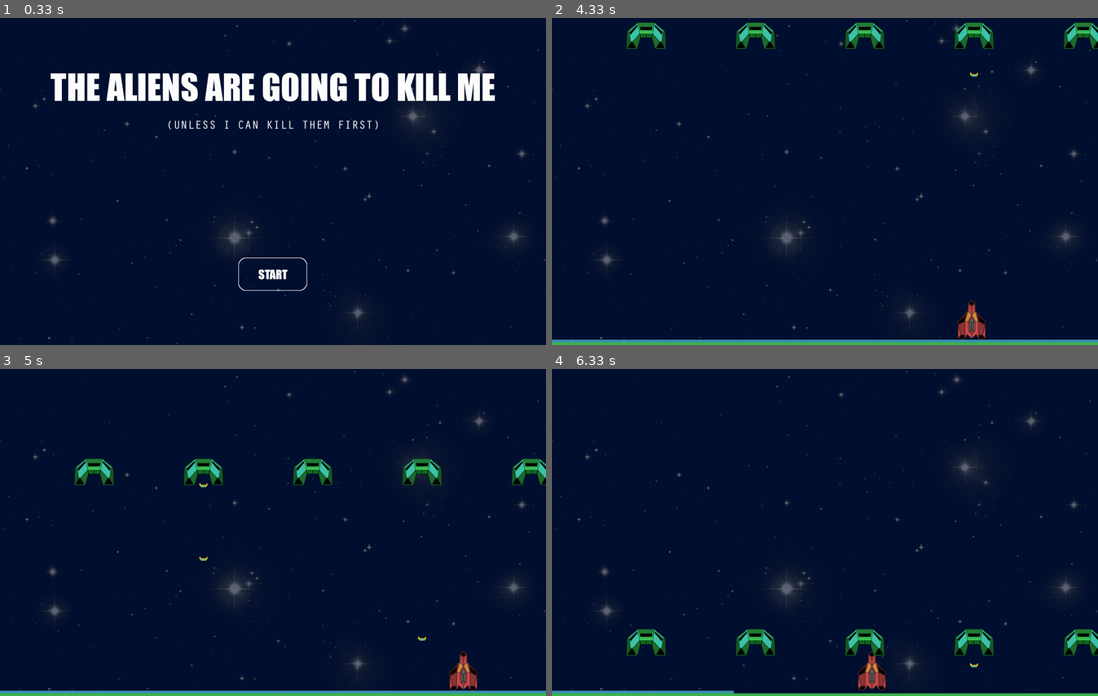
Above: before the commit, frames 1-4 (two rows, left to right).
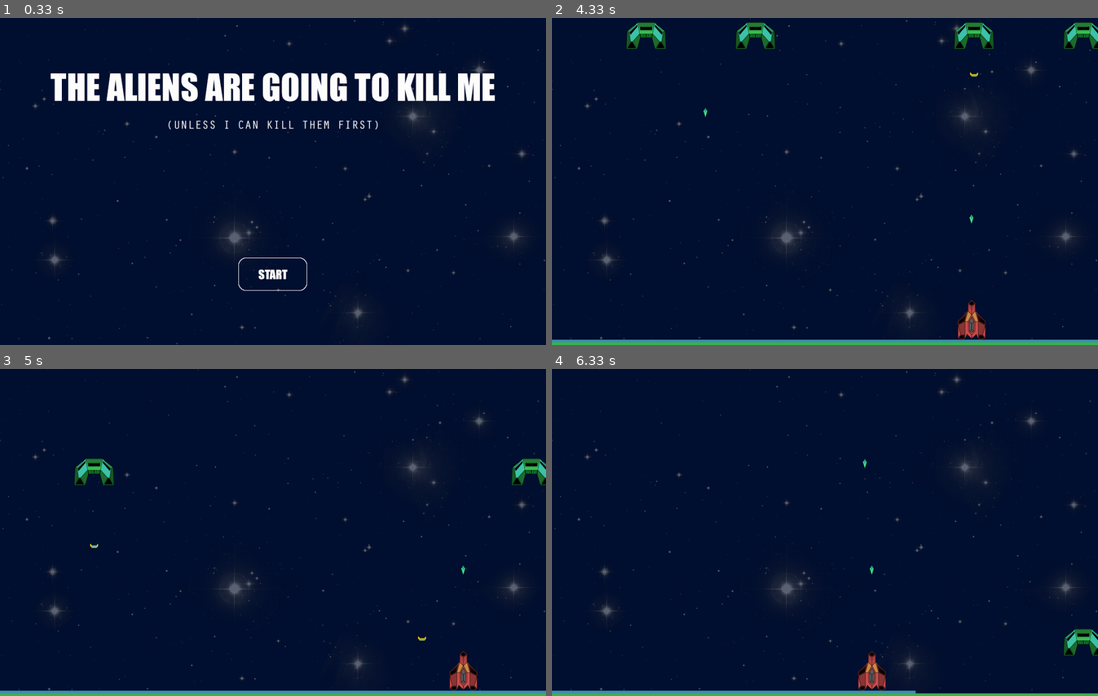
Above: after the commit, the same moments.

Repository: seanmtracey/Games-with-Pygame
Game: pygame game, started from Part 10/aliens.py
Same seed, same stepped clock (60 frames per second), same inputs: the game is played once before the commit and once after it.
Inputs (mouse positions are in pixels of both pictures, inside the frame that each line leads up to):
- Up to frame 1 (0.33 s): no input
- Up to frame 2 (4.33 s): click (825, 273) at 0.38 s; click (693, 184) at 0.72 s; click (906, 67) at 1.05 s; click (835, 70) at 1.38 s; click (830, 214) at 1.72 s; click (966, 233) at 2.05 s; click (966, 152) at 2.38 s; click (1021, 155) at 2.72 s; click (1016, 246) at 3.05 s; click (846, 168) at 3.38 s; click (704, 122) at 3.72 s; click (972, 217) at 4.05 s
- Up to frame 3 (5 s): click (185, 424) at 4.38 s; click (464, 529) at 4.72 s
- Up to frame 4 (6.33 s): click (721, 454) at 5.05 s; click (633, 646) at 5.38 s; click (863, 480) at 5.72 s; click (874, 476) at 6.05 s

Frame 1 is identical in both runs. In frame 2, 0.5% of the frame differs, in the area x 27-78%, y 1-63%; in frame 3, 1.3%; in frame 4, 2.1%, in the area x 13-81%, y 27-100%.

Commit message:
fixed the error: the player can't shoot

Diff:
--- a/Part 10/aliens.py
+++ b/Part 10/aliens.py
@@ -80,10 +80,10 @@
 
   global mouseDown, gameOver, gameWon, leftOverBullets
 
-  if mouseStates[0] is 1 and mouseDown is False:
+  if mouseStates[0] == 1 and mouseDown == False:
     ship.fire()
     mouseDown = True
-  elif mouseStates[0] is 0 and mouseDown is True:
+  elif mouseStates[0] == 0 and mouseDown == True:
     mouseDown = False
 
   ship.setPosition(mousePosition)
